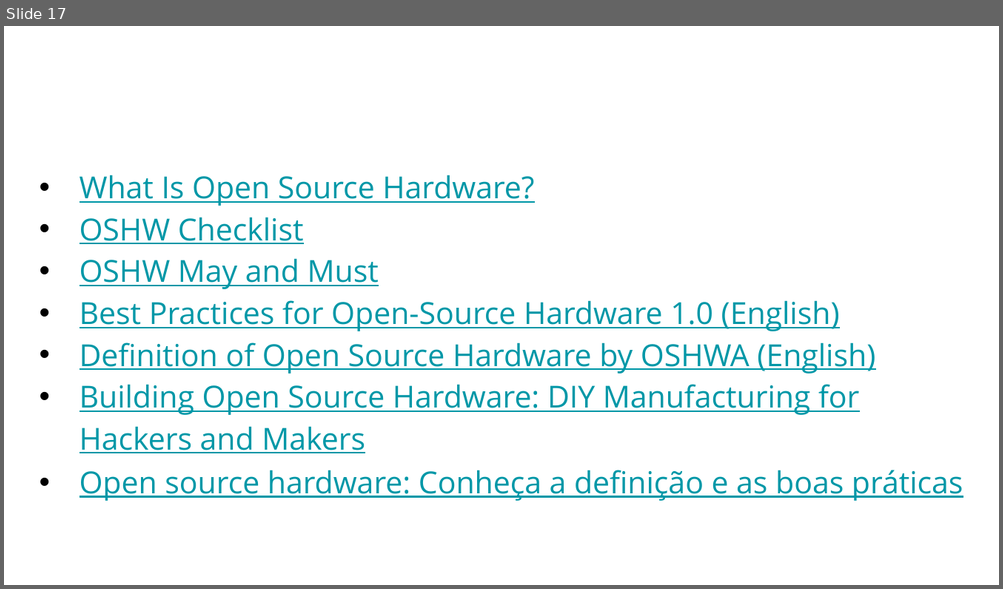
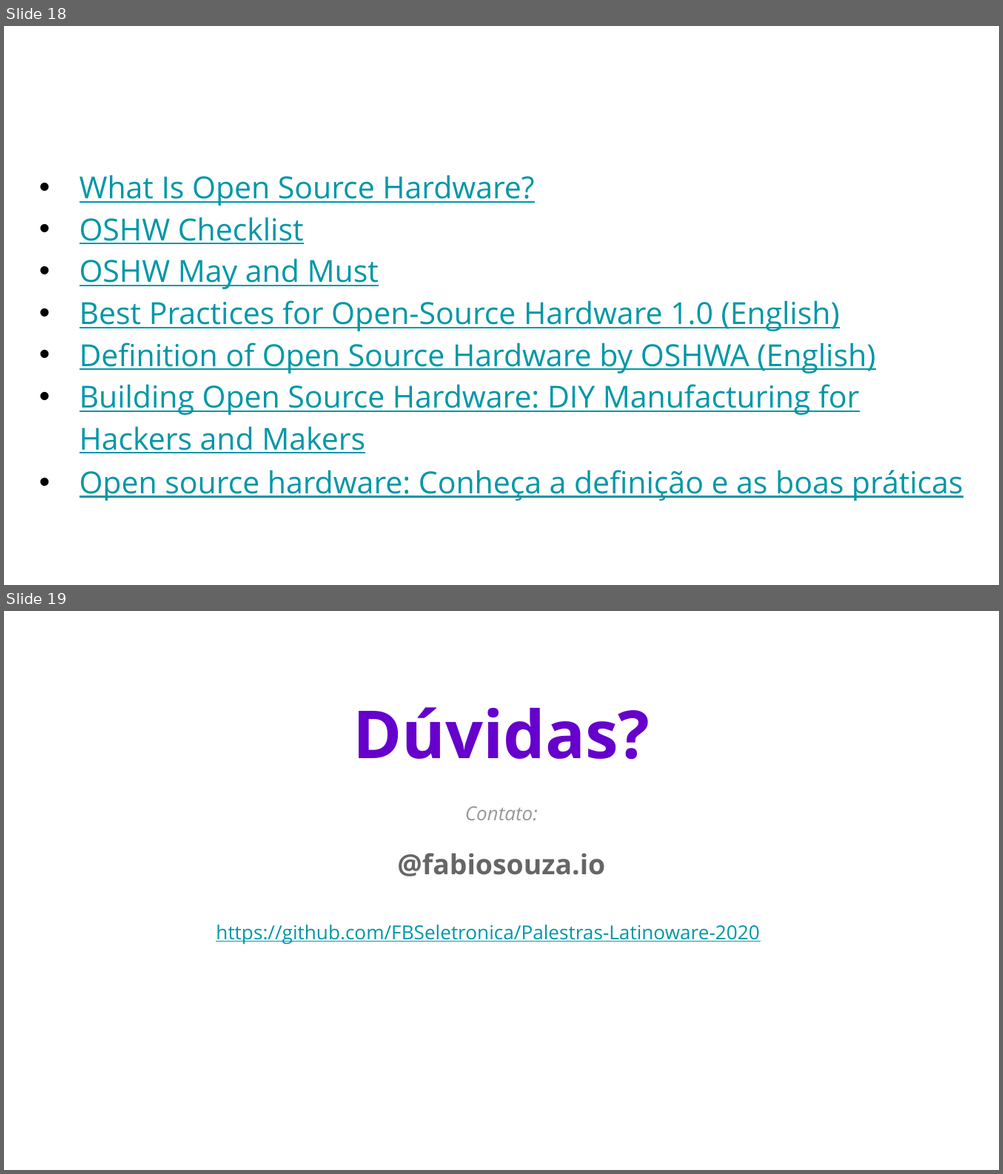
Before and after one commit to FBSeletronica/Palestras-Latinoware-2020, a slide deck: O que é open hardware .odp. Shown one above the other, each under a label of ours: slide 17 before the commit, slides 18 and 19 after it. The pictures are 1003x589 and 1003x1174 pixels, drawn with LibreOffice and Linux fonts; fonts in the diff are those of the drawing; background and template pictures are left out. Boxes give left, top, right and bottom in pixels: in the first picture for what was removed or moved away, otherwise in the second. Text is boxed around its words. In the diff, an @@ line names an element or a change of style, - is before the commit and + after.

```diff
--- a/O que é open hardware .odp
+++ b/O que é open hardware .odp
@@ slide 19 added at <box>4,611,999,1170</box>, background picture (left out) @@
@@ text added at <box>353,707,649,760</box>, 48 pt, text #6600CC, bold @@
+Dúvidas?
@@ text added at <box>465,806,538,820</box>, 14 pt, text #999999, italic @@
+Contato:
@@ title added at <box>397,853,605,877</box>, 20 pt, text #666666, bold @@
+@fabiosouza.io
@@ text added at <box>216,925,759,945</box>, 14 pt, text #0097A7, underline @@
+https://github.com/FBSeletronica/Palestras-Latinoware-2020
@@ what was slide 17 is now slide 18 @@
```
Also in this commit, not shown: 1 slide changed, 1 other slide added, 1 slide removed.
